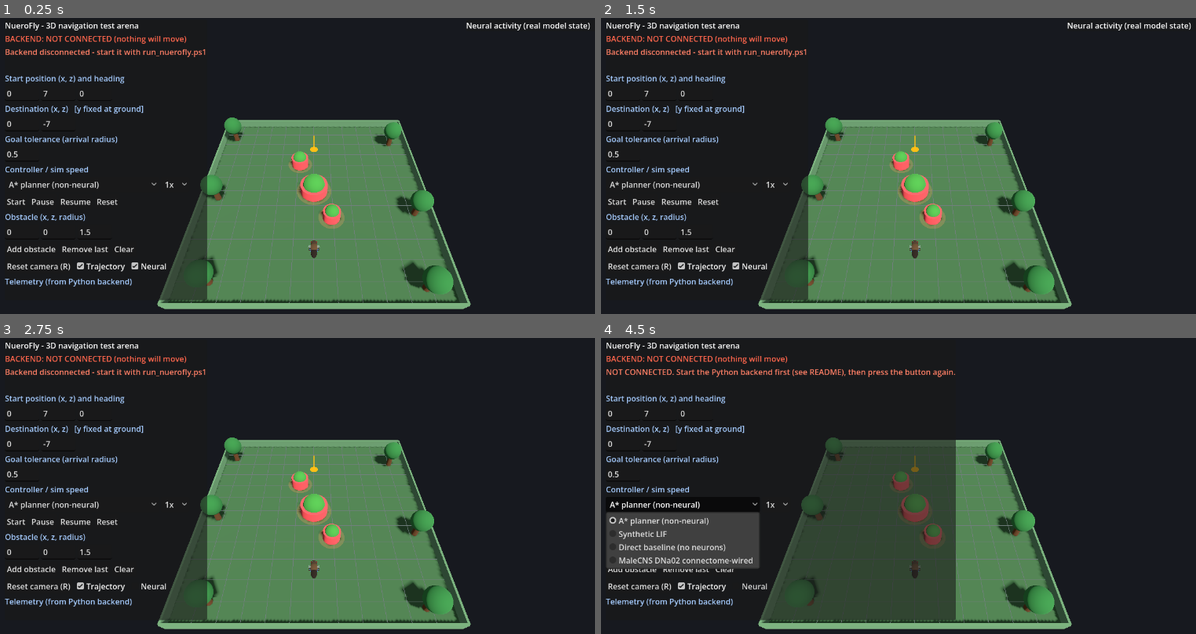
Above: before the commit, frames 1-4 (two rows, left to right).
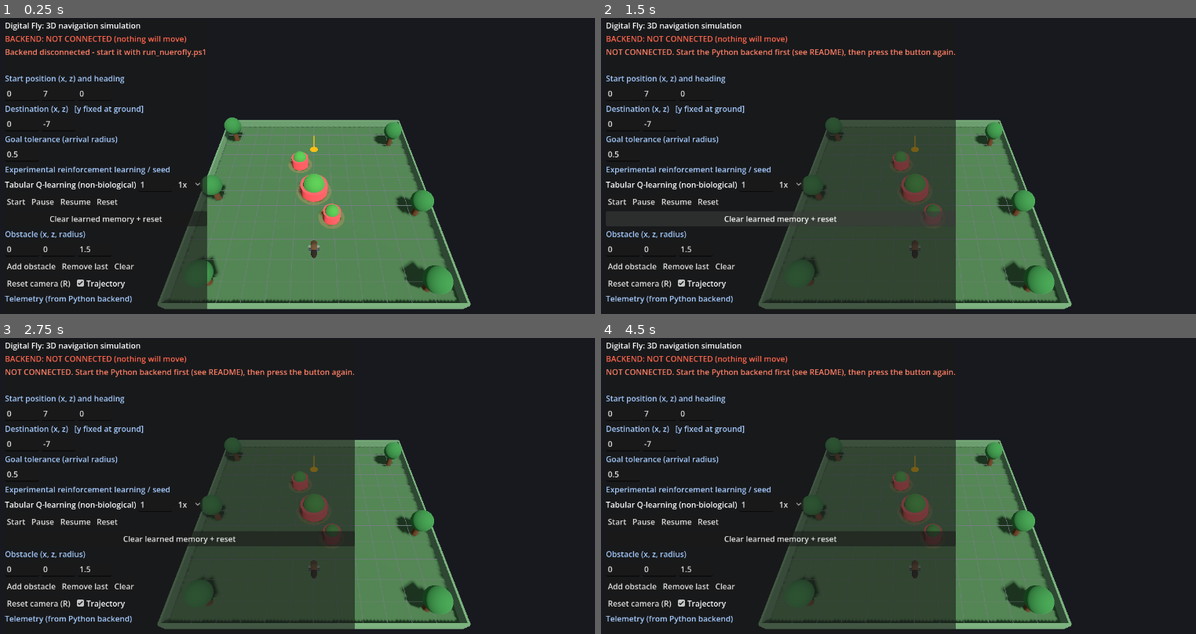
Above: after the commit, the same moments.

Repository: noumankhank657-boop/NeuroFly
Game: Godot game, scene res://main.tscn
Same seed, same stepped clock (60 frames per second), same inputs: the game is played once before the commit and once after it.
Inputs (mouse positions are in pixels of both pictures, inside the frame that each line leads up to):
- Up to frame 1 (0.25 s): no input
- Up to frame 2 (1.5 s): click (708, 219) at 0.5 s, where only the run after the commit has a clickable "Clear learned memory + reset"; click (779, 219) at 1.25 s, where only the run after the commit has a clickable "Clear learned memory + reset"
- Up to frame 3 (2.75 s): click (148, 586) at 2 s, where only the run before the commit has a clickable "Neural"
- Up to frame 4 (4.5 s): click "Start" at 2.75 s; click "Start" at 3.5 s; click (684, 503) at 4.25 s, where only the run before the commit has a clickable "A* planner (non-neural)"

The runs differ from the first frame. In frame 1, 3.1% of the frame differs, in the area x 0-100%, y 1-99%; in frame 2, 19%; in frame 3, 19%; in frame 4, 8.8%.

Commit message:
Finalize Digital Fly FYP prototype milestone

Diff:
--- a/godot/main.gd
+++ b/godot/main.gd
@@ -2,7 +2,7 @@
 ## NueroFly main scene. Builds the arena, fly, camera, lights and UI IN CODE,
 ## so no manual editor work is needed. Godot never decides where the fly goes:
 ## it only draws state from the Python simulation backend. A* is a conventional
-## non-neural planner; the LIF and DNa02 modes are separate experiments.
+## non-neural planner; LIF and DNa02 remain separate research experiments.
 ## Coordinates: Godot X/Y/Z == Python X/Y/Z. Only rotation differs:
 ##   Python yaw>0 turns RIGHT, Godot rotation.y>0 turns LEFT  =>  rotation.y = -yaw.
 
@@ -30,12 +30,9 @@
 
 var obstacles: Array = [[0.0, 0.0, 1.5], [-1.7, -4.2, 1.0], [1.8, 3.5, 0.9]]
 var fields := {}                   # name -> LineEdit
-var mode_opt: OptionButton
 var speed_opt: OptionButton
 var status_label: Label
 var telemetry_label: Label
-var neural_label: Label
-var neural_panel: Control
 var error_label: Label
 var conn_label: Label
 var last_state := {}
@@ -271,11 +268,15 @@
     var panel := PanelContainer.new()
     panel.position = Vector2(10, 10)
     layer.add_child(panel)
+    var scroll := ScrollContainer.new()
+    scroll.custom_minimum_size = Vector2(350, 680)
+    scroll.horizontal_scroll_mode = ScrollContainer.SCROLL_MODE_DISABLED
+    panel.add_child(scroll)
     var box := VBoxContainer.new()
-    box.custom_minimum_size = Vector2(260, 0)
-    panel.add_child(box)
+    box.custom_minimum_size = Vector2(330, 0)
+    scroll.add_child(box)
     var title := Label.new()
-    title.text = "NueroFly - 3D navigation test arena"
+    title.text = "Digital Fly: 3D navigation simulation"
     box.add_child(title)
     conn_label = Label.new()
     box.add_child(conn_label)
@@ -290,15 +291,17 @@
     box.add_child(_row([["dest_x", "0"], ["dest_z", "-7"]]))
     box.add_child(_section("Goal tolerance (arrival radius)"))
     box.add_child(_row([["goal_tolerance", "0.5"]]))
-    box.add_child(_section("Controller / sim speed"))
+    box.add_child(_section("Experimental reinforcement learning / seed"))
     var mrow := HBoxContainer.new()
-    mode_opt = OptionButton.new()
-    mode_opt.add_item("A* planner (non-neural)")
-    mode_opt.add_item("Synthetic LIF")
-    mode_opt.add_item("Direct baseline (no neurons)")
-    mode_opt.add_item("MaleCNS DNa02 connectome-wired")
-    mode_opt.selected = 0
-    mrow.add_child(mode_opt)
+    var controller_name := Label.new()
+    controller_name.text = "Tabular Q-learning (non-biological)"
+    mrow.add_child(controller_name)
+    var seed_edit := LineEdit.new()
+    seed_edit.text = "1"
+    seed_edit.placeholder_text = "seed"
+    seed_edit.custom_minimum_size = Vector2(60, 0)
+    fields["seed"] = seed_edit
+    mrow.add_child(seed_edit)
     speed_opt = OptionButton.new()
     for s in ["1x", "2x", "4x", "8x"]:
         speed_opt.add_item(s)
@@ -310,6 +313,7 @@
     b1.add_child(_btn("Resume", func(): _send({"cmd": "resume"})))
     b1.add_child(_btn("Reset", _on_reset))
     box.add_child(b1)
+    box.add_child(_btn("Clear learned memory + reset", _on_clear_memory))
     box.add_child(_section("Obstacle (x, z, radius)"))
     box.add_child(_row([["obs_x", "0"], ["obs_z", "0"], ["obs_r", "1.5"]]))
     var b2 := HBoxContainer.new()
@@ -324,27 +328,10 @@
     cb.button_pressed = true
     cb.toggled.connect(func(on: bool): traj_node.visible = on)
     b3.add_child(cb)
-    var cn := CheckBox.new()
-    cn.text = "Neural"
-    cn.button_pressed = true
-    cn.toggled.connect(func(on: bool): neural_panel.visible = on)
-    b3.add_child(cn)
     box.add_child(b3)
     box.add_child(_section("Telemetry (from Python backend)"))
     telemetry_label = Label.new()
     box.add_child(telemetry_label)
-    # neural activity panel, right side
-    var np := PanelContainer.new()
-    np.anchor_left = 1.0
-    np.anchor_right = 1.0
-    np.offset_left = -330
-    np.offset_right = -10
-    np.offset_top = 10
-    layer.add_child(np)
-    neural_panel = np
-    neural_label = Label.new()
-    neural_label.text = "Neural activity (real model state)"
-    np.add_child(neural_label)
 
 func _section(t: String) -> Label:
     var l := Label.new()
@@ -393,7 +380,7 @@
     return {"cmd": cmd, "start": [vals.start_x, vals.start_z], "yaw_deg": vals.yaw_deg,
         "destination": [vals.dest_x, vals.dest_z],
         "tolerance": vals.goal_tolerance,
-        "mode": ["planned", "neural", "direct", "connectome"][mode_opt.selected],
+        "mode": "learning", "seed": int(fields["seed"].text) if fields["seed"].text.is_valid_int() else 1,
         "obstacles": obstacles, "speed": [1, 2, 4, 8][speed_opt.selected]}
 
 func _on_start() -> void:
@@ -412,6 +399,11 @@
     _redraw_traj()
     _send(m)
     _send({"cmd": "reset"})
+
+func _on_clear_memory() -> void:
+    traj_points.clear()
+    _redraw_traj()
+    _send({"cmd": "clear_memory"})
 
 func _on_add_obstacle() -> void:
     var x := _num("obs_x"); var z := _num("obs_z"); var r := _num("obs_r")
@@ -450,37 +442,27 @@
     var st: Array = s["start"]
     start_marker.position = Vector3(st[0], 0.02, st[2])
     error_label.text = "" if s.get("error") == null else str(s["error"])
-    _set_status(str(s["message"]), s["status"] in ["collision", "avoiding", "timeout", "error", "no_route", "route_blocked"])
+    _set_status(str(s["message"]), s["status"] in ["collision", "avoiding", "timeout", "error", "no_route", "route_blocked", "stuck", "failed"])
     _draw_route(s.get("route", []))
-    if s["status"] == "running":
+    if s["status"] in ["running", "exploring", "navigating", "learning", "avoiding"]:
         if traj_points.is_empty() or traj_points[traj_points.size() - 1].distance_to(fly_target_pos) > 0.05:
             traj_points.append(Vector3(p[0], 0.05, p[2]))
             if traj_points.size() > 4000:
                 traj_points.remove_at(0)
             _redraw_traj()
-    var neural: Dictionary = s["neural"]
-    telemetry_label.text = "Controller: %s\nStatus: %s   step %d   t=%.2fs\nPos x=%.2f y=%.2f z=%.2f\nHeading %.1f deg  err %.1f deg\nDest  x=%.1f z=%.1f   dist %.2f\nSteer L=%.2f R=%.2f F=%.2f\nSpeed %.2f   yaw rate %.2f\nCollision: %s   Path %.2f" % [
+    telemetry_label.text = "Controller: %s\nStatus: %s   step %d   t=%.2fs\nPos x=%.2f y=%.2f z=%.2f\nHeading %.1f deg  err %.1f deg\nDest  x=%.1f z=%.1f   dist %.2f\nSteer L=%.2f R=%.2f F=%.2f\nSpeed %.2f   yaw rate %.2f\nBlocked moves: %d   Path %.2f" % [
         s["controller_note"], s["status"], int(s["step"]), float(s["time"]),
         p[0], p[1], p[2], rad_to_deg(float(s["yaw_rad"])), rad_to_deg(float(s["heading_error"])),
         d[0], d[2], float(s["distance"]),
         s["steering"]["left"], s["steering"]["right"], s["steering"]["forward"],
         float(s["speed"]), float(s["yaw_rate"]),
-        str(s["collision"]) if s["collision"] != null else "none", float(s["path_length"])]
+        int(s.get("collision_count", 0)), float(s["path_length"])]
     telemetry_label.text += "\nGoal tolerance %.2f   fly radius %.2f + safety %.2f" % [float(s.get("goal_tolerance", 0.5)), float(s.get("fly_radius", 0.3)), float(s.get("safety_margin", 0.15))]
+    var learning: Dictionary = s.get("learning", {})
+    telemetry_label.text += "\nLearning episodes %d   states %d   seed %d   action %s" % [int(learning.get("episodes", 0)), int(learning.get("states", 0)), int(learning.get("seed", 1)), str(learning.get("action", "-"))]
     if s.get("mode") == "planned":
         telemetry_label.text += "\nA* waypoints: %d   next: %d   replans: %d" % [s.get("route", []).size(), int(s.get("route_index", 0)), int(s.get("route_replans", 0))]
-    var lines := "Movement controller: A* planner (non-neural)\nNeural circuits are not controlling movement.\n" if s["mode"] == "planned" else "Neural activity - %s circuit\n(membrane potential, spikes so far)\n" % neural["provenance"]
-    if s["mode"] != "planned":
-        for n in neural["potentials"].keys():
-            var v: float = clamp(float(neural["potentials"][n]), 0.0, 1.0)
-            var bar := "#".repeat(int(round(v * 12.0))).rpad(12, ".")
-            lines += "%-20s [%s] %d%s\n" % [n, bar, int(neural["spike_counts"][n]), " *" if neural["spikes"][n] else ""]
-    if s["mode"] == "direct":
-        lines += "\n(direct baseline: no neurons active)"
-    elif s["mode"] == "connectome":
-        lines += "\n(groups of real MaleCNS neurons; forward channel is synthetic)"
-    neural_label.text = lines
-    if selftest and s["status"] in ["reached", "collision", "timeout"]:
+    if selftest and s["status"] in ["reached", "collision", "timeout", "stuck", "failed"]:
         print("SELFTEST status=%s dist=%.2f steps=%d" % [s["status"], float(s["distance"]), int(s["step"])])
         get_tree().quit()
 
--- a/godot/project.godot
+++ b/godot/project.godot
@@ -10,7 +10,7 @@
 
 [application]
 
-config/name="NueroFly — Connectome Navigation"
+config/name="Digital Fly — Navigation Simulation"
 run/main_scene="res://main.tscn"
 config/features=PackedStringArray("4.7")
 
Not shown, changed: .gitignore
Not shown, changed: DEMO_RECORDING_CHECKLIST.md
Not shown, changed: PHASE10_CONNECTOME_NOTES.md
Not shown, changed: README.md
Not shown, added: backend/navigation/learning.py
Not shown, changed: backend/sim/loop.py
Not shown, changed: backend/sim/server.py
Not shown, added: backend/tests/test_learning_navigation.py
Not shown, changed: data/connectome/dna02/manifest.json
Not shown, changed: experiments/build_dna02_subgraph.py
Not shown, added: experiments/evaluate_learning.py
